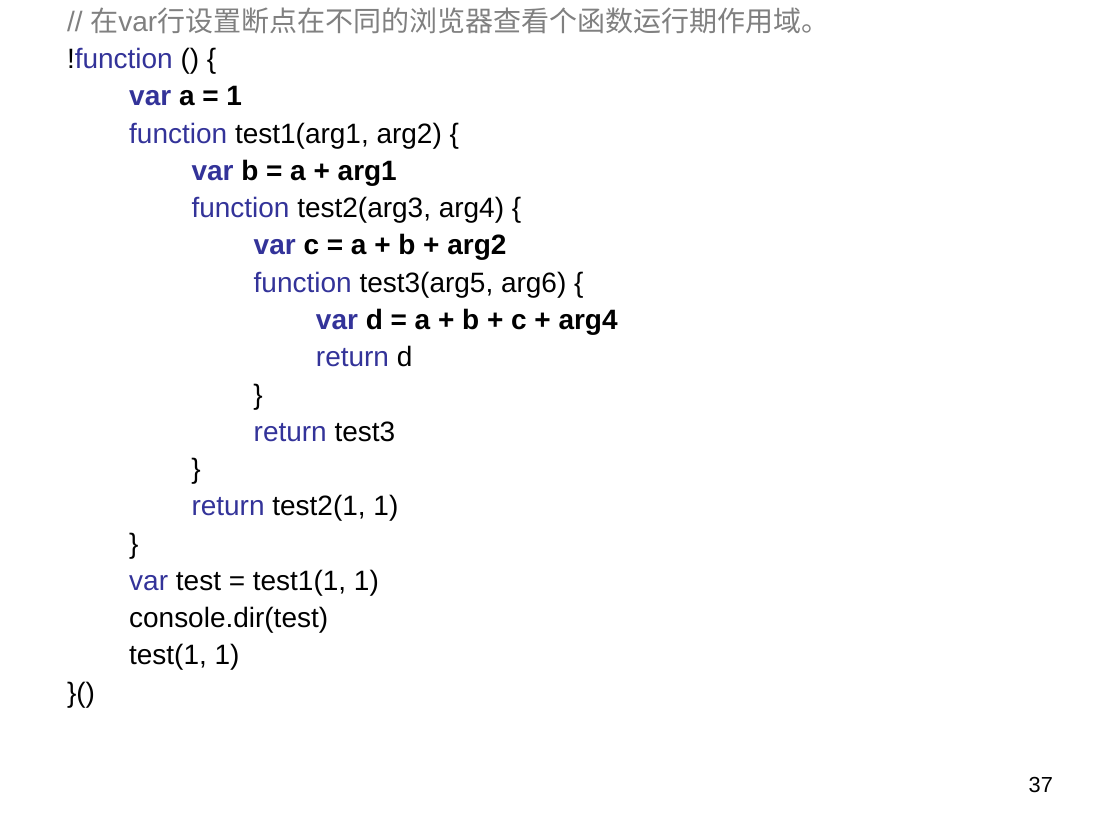
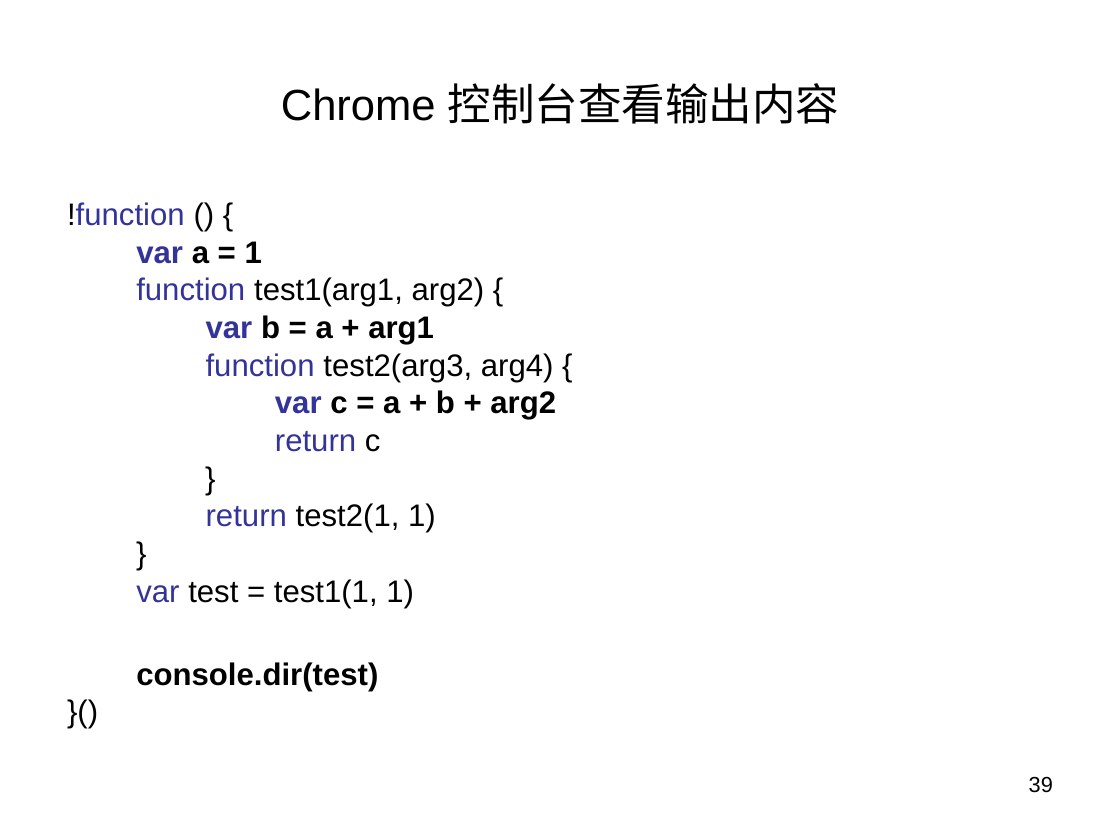
Before and after one commit to panxuepeng/javascript, a slide deck: slide 39 of ppt/第二天课程.ppt (slide 37 before the commit). Drawn at 1120x840 pixels with LibreOffice and Linux fonts; fonts in the diff are those of the drawing. Boxes give left, top, right and bottom in pixels: in the first picture for what was removed or moved away, otherwise in the second. Text is boxed around its words. In the diff, an @@ line names an element or a change of style, - is before the commit and + after.

```diff
--- a/ppt/第二天课程.ppt
+++ b/ppt/第二天课程.ppt
@@ text at [90, 7, 829, 34]: paragraph removed @@
-// 在var行设置断点在不同的浏览器查看个函数运行期作用域。
@@ title added at [281, 83, 839, 124], 28 pt, text #000000 @@
+Chrome 控制台查看输出内容
@@ text "!function () {": place and size @@
-text "!function () {" at [67, 7, 829, 670]
+text "!function () {" at [67, 202, 556, 691]
@@ text at [67, 202, 556, 691]: size 18 to 20 pt; bold on in "console.dir(test)"; line spacing 0.9 to 0.8 @@
@@ text at [275, 431, 381, 452]: text changed; size 18 to 20 pt; text colour #000000 to #333399 @@
-function test3(arg5, arg6) {
-var d = a + b + c + arg4
-return d
-}
-return test3
+return c
@@ text at [129, 643, 240, 670]: paragraph removed @@
-test(1, 1)
@@ page number at [1029, 776, 1053, 793]: text changed @@
-37
+39
```
Also in this commit, not shown: 31 other slides changed, 23 slides added, 5 slides removed, 8 other files.
